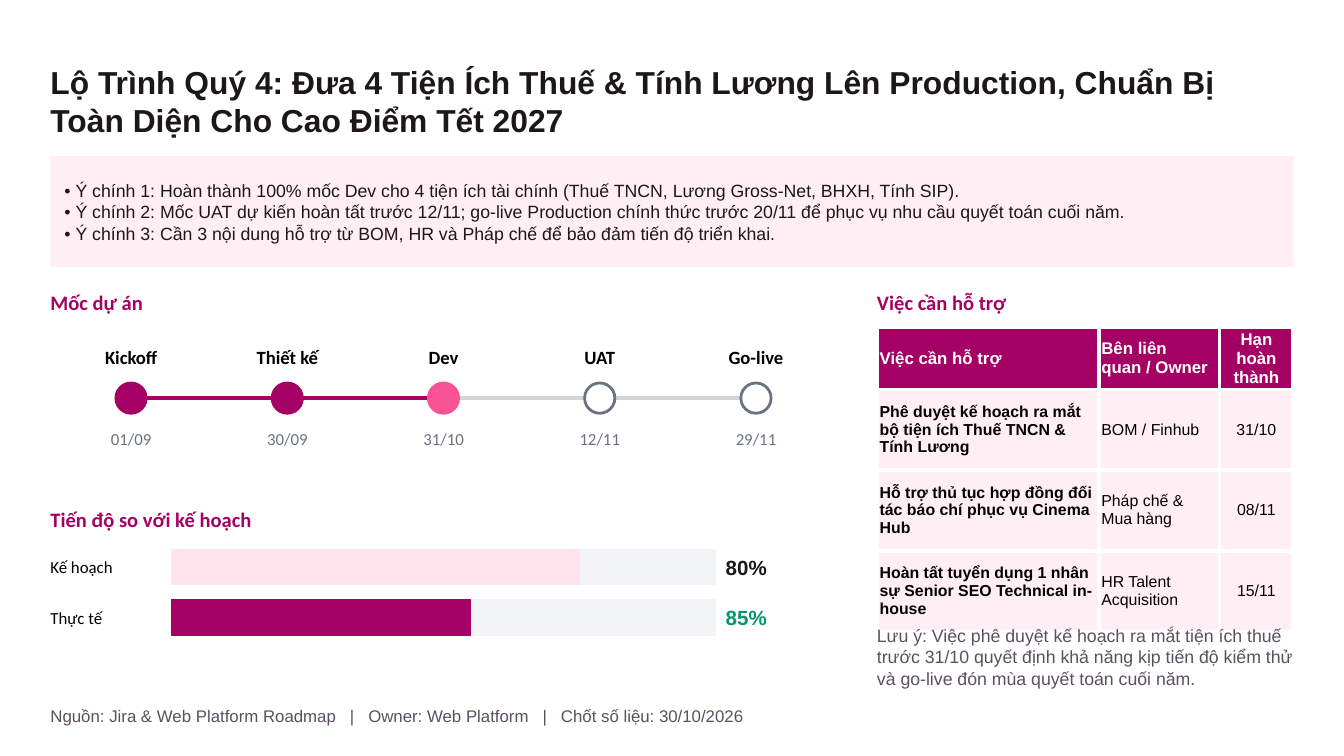
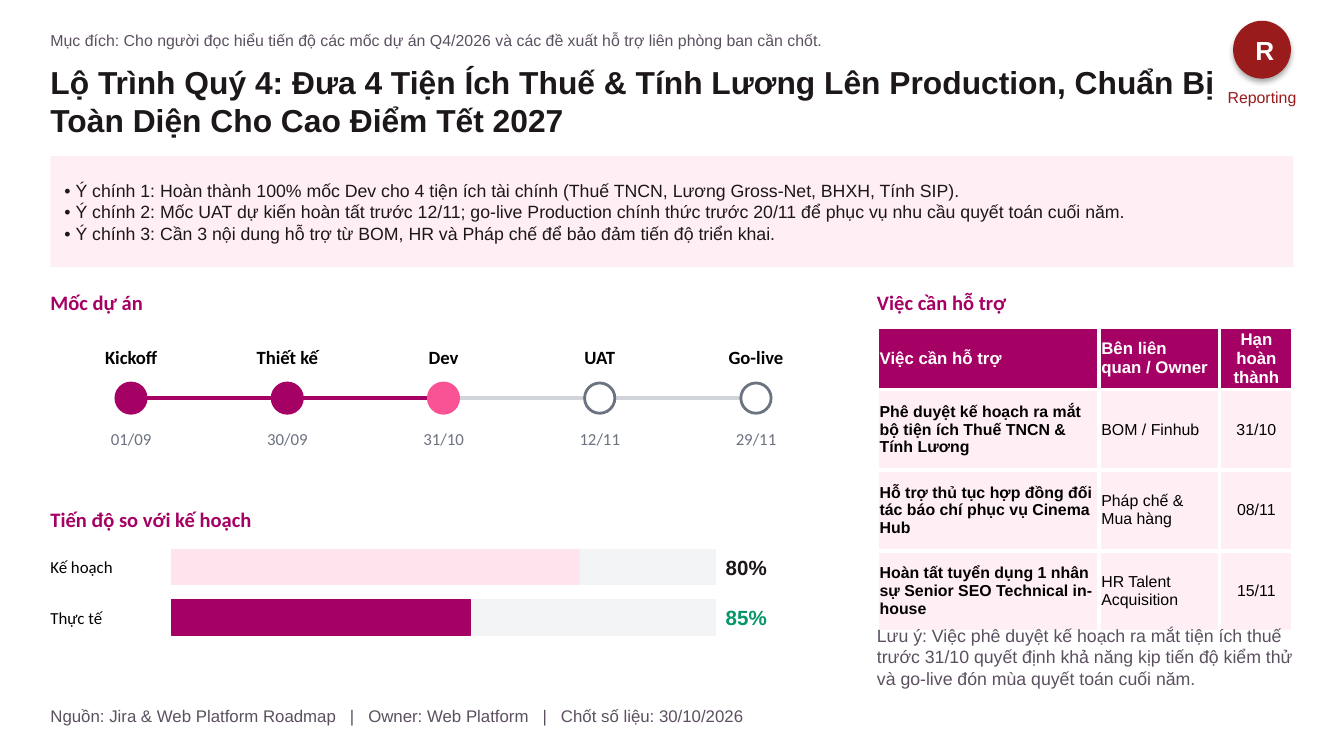
Before and after one commit to vanhien26/hienho-knowledgebase, a slide deck: slide 7 of 07_REPORTS/docs/presentations/Web_Platform_Thang_10_2026_Monthly_Report.pptx. Drawn at 1344x756 pixels with LibreOffice and Linux fonts; fonts in the diff are those of the drawing. Boxes give left, top, right and bottom in pixels: in the first picture for what was removed or moved away, otherwise in the second. Text is boxed around its words. In the diff, an @@ line names an element or a change of style, - is before the commit and + after.

Commit message:
fix(pptx): fix Slide 5 card metrics, add Mục đích line across all slides, add McKinsey ROI to Slide 3 and tag [R] on Slide 7

```diff
--- a/07_REPORTS/docs/presentations/Web_Platform_Thang_10_2026_Monthly_Report.pptx
+++ b/07_REPORTS/docs/presentations/Web_Platform_Thang_10_2026_Monthly_Report.pptx
@@ ellipse added at [1234, 22, 1290, 78], fill #991B1B, outline #991B1B 0.75 pt, 14 pt, text #FFFFFF, bold @@
+R
@@ text added at [50, 33, 821, 50], 8.5 pt, text #5C5060 @@
+Mục đích: Cho người đọc hiểu tiến độ các mốc dự án Q4/2026 và các đề xuất hỗ trợ liên phòng ban cần chốt.
@@ text added at [1228, 91, 1297, 107], 8.5 pt, text #991B1B @@
+Reporting
```
Also in this commit, not shown: 5 other slides changed, 1 other file.
